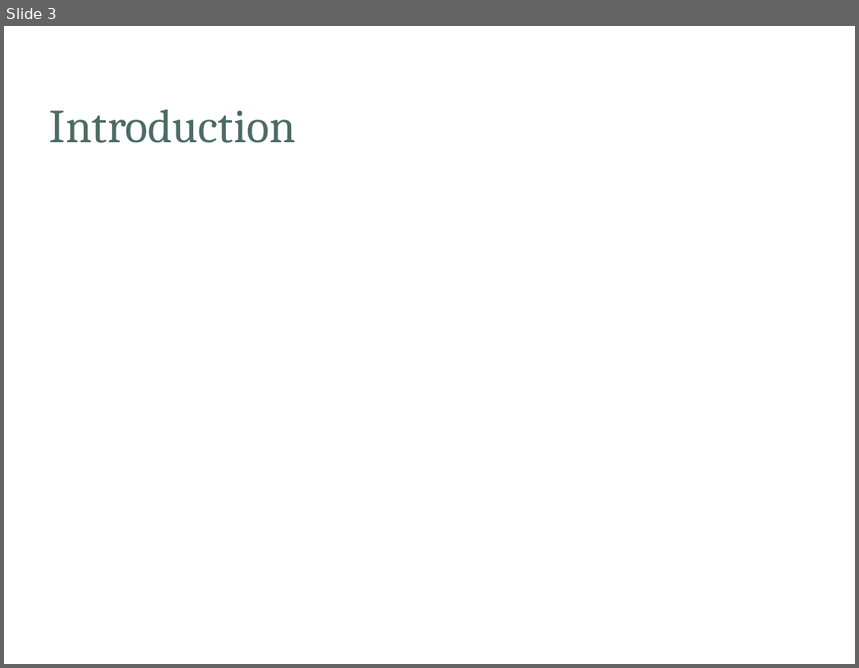
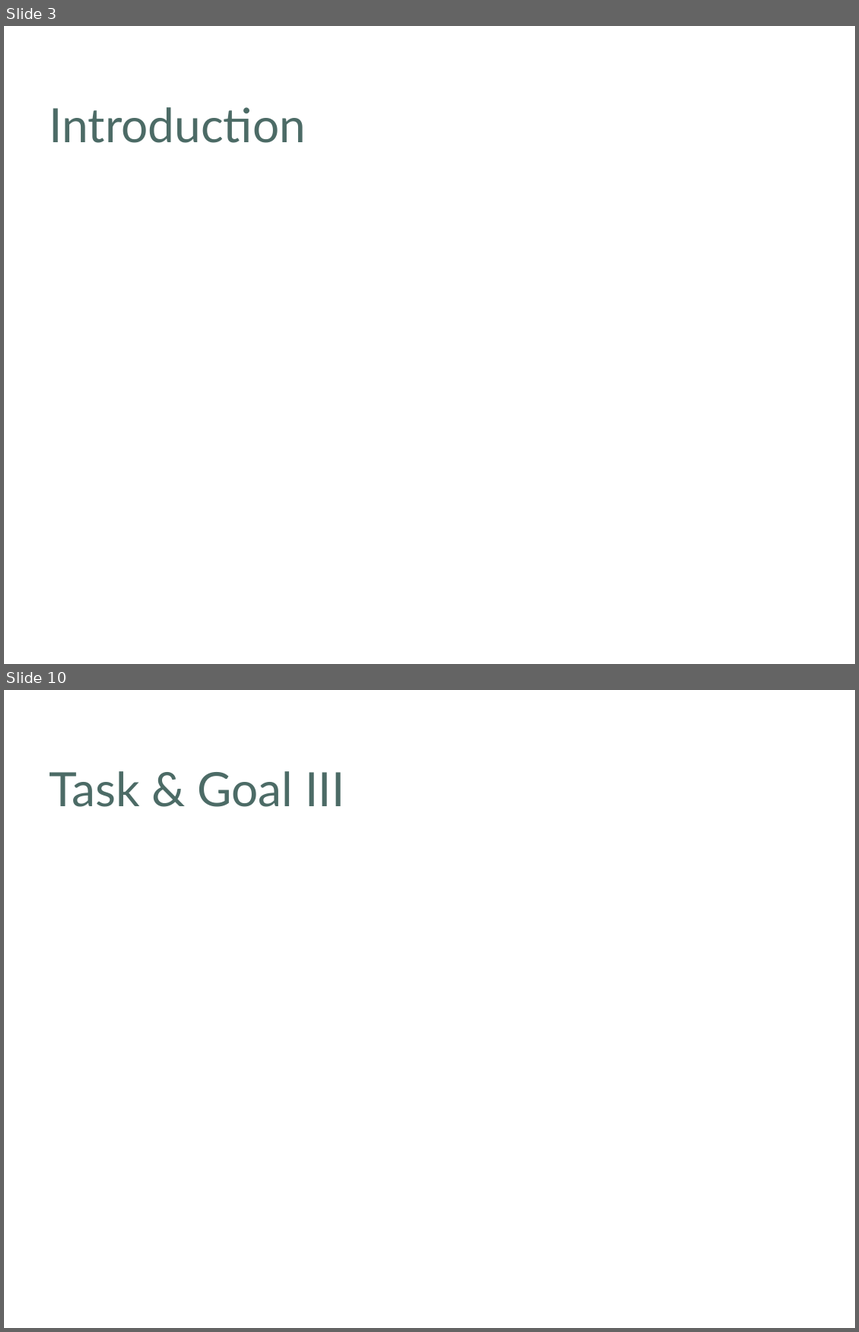
Before and after one commit to khulaifi95/ACS, a slide deck: Project/Presentation/Draft_Presentation.ppt. Shown one above the other, each under a label of ours: slide 3 before the commit, slides 3 and 10 after it; the slides between them are not shown. The pictures are 859x668 and 859x1332 pixels, drawn with LibreOffice and Linux fonts; fonts in the diff are those of the drawing; background and template pictures are left out. Boxes give left, top, right and bottom in pixels: in the first picture for what was removed or moved away, otherwise in the second. Text is boxed around its words. In the diff, an @@ line names an element or a change of style, - is before the commit and + after.

```diff
--- a/Project/Presentation/Draft_Presentation.ppt
+++ b/Project/Presentation/Draft_Presentation.ppt
@@ slide 10 added at bbox=[4, 690, 855, 1328], background picture (left out) @@
@@ title added at bbox=[50, 771, 344, 807], 40 pt, text #4C6B66 @@
+Task & Goal III
@@ slide 3 changed as well @@
@@ title "Introduction" at bbox=[50, 107, 306, 143]: font Cambria to Lato @@
```
Also in this commit, not shown: 1 other slide changed, 18 other slides added, 1 slide removed.
